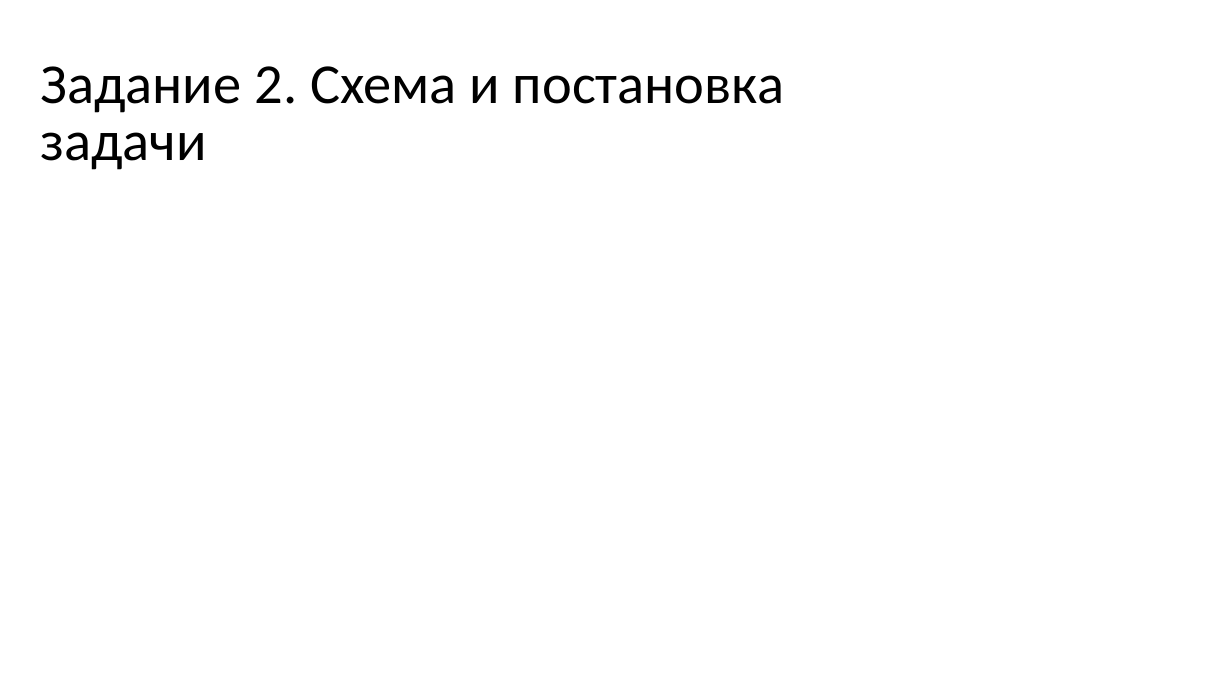
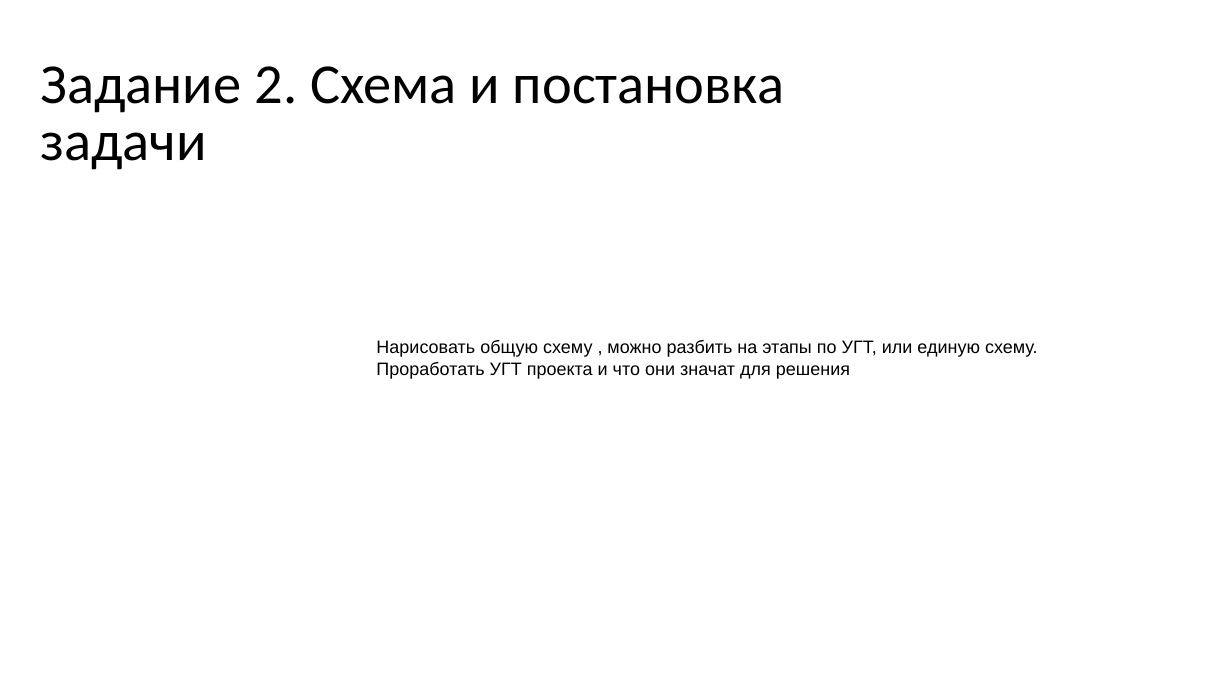
Before and after one commit to MVRonkin/MLSystemDesignCourse, a slide deck: slide 3 of 2025/Задание.pptx. Drawn at 1232x693 pixels with LibreOffice and Linux fonts; fonts in the diff are those of the drawing. Boxes give left, top, right and bottom in pixels: in the first picture for what was removed or moved away, otherwise in the second. Text is boxed around its words. In the diff, an @@ line names an element or a change of style, - is before the commit and + after.

```diff
--- a/2025/Задание.pptx
+++ b/2025/Задание.pptx
@@ text added at <box>376,340,1038,379</box>, 14 pt, text #000000 @@
+Нарисовать общую схему , можно разбить на этапы по УГТ, или единую схему.
+Проработать УГТ проекта и что они значат для решения
```
Also in this commit, not shown: 32 other slides changed.
